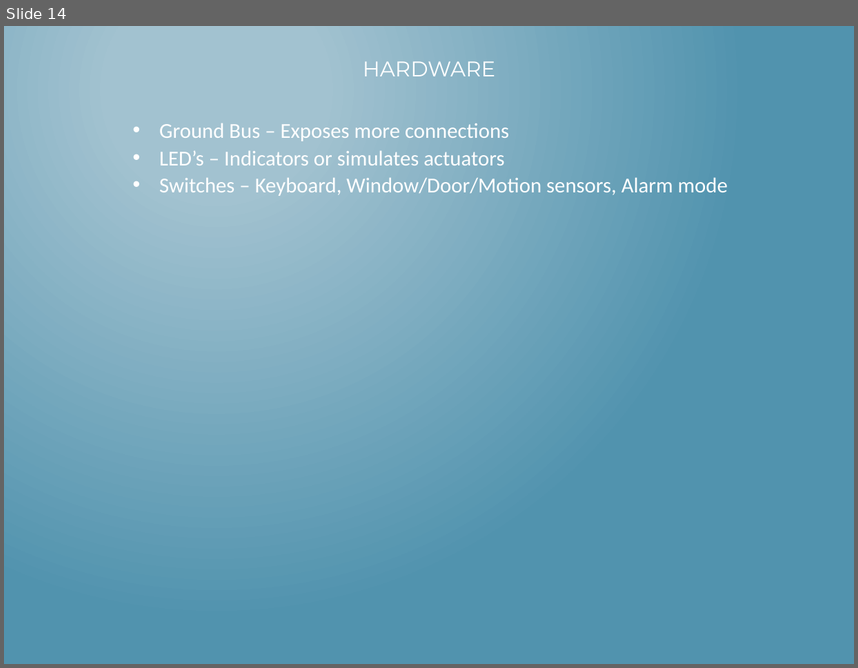
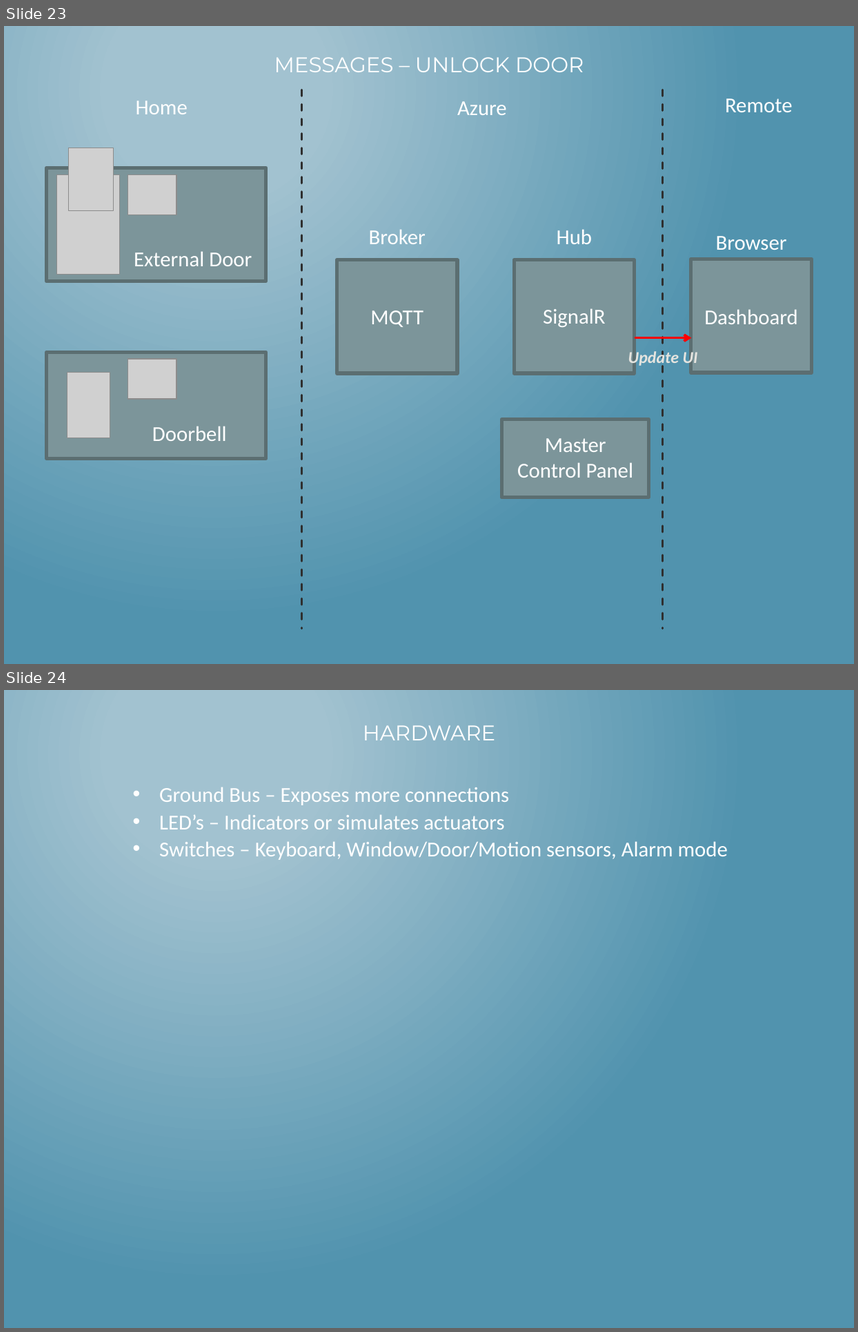
Before and after one commit to mlinnen/CloudHomeSecurity, a slide deck: docs/HacknightPowerPoint.pptx. Shown one above the other, each under a label of ours: slide 14 before the commit, slides 23 and 24 after it. The pictures are 858x668 and 858x1332 pixels, drawn with LibreOffice and Linux fonts; fonts in the diff are those of the drawing; grey boxes stand for pictures. Boxes give left, top, right and bottom in pixels: in the first picture for what was removed or moved away, otherwise in the second. Text is boxed around its words. In the diff, an @@ line names an element or a change of style, - is before the commit and + after.

```diff
--- a/docs/HacknightPowerPoint.pptx
+++ b/docs/HacknightPowerPoint.pptx
@@ slide 23 added at <box>4,26,854,664</box>, background gradient #A3C3D1 to #5194AF @@
@@ text added at <box>274,57,584,72</box>, 18 pt, text #FFFFFF @@
+MESSAGES – UNLOCK DOOR
@@ text added at <box>136,101,188,114</box>, 18 pt, text #FFFFFF @@
+Home
@@ line added from (301, 89) to (301, 628), #2F2F2F 1.75 pt dashed @@
@@ text added at <box>457,101,507,115</box>, 18 pt, text #FFFFFF @@
+Azure
@@ line added from (663, 89) to (663, 628), #2F2F2F 1.75 pt dashed @@
@@ text added at <box>725,98,793,112</box>, 18 pt, text #FFFFFF @@
+Remote
@@ picture added at <box>69,147,114,210</box> @@
@@ rectangle added at <box>47,168,266,281</box>, fill #7C959A, outline #5C6E72 3.03 pt @@
@@ picture added at <box>56,175,120,274</box> @@
@@ picture added at <box>128,175,176,215</box> @@
@@ text added at <box>369,229,426,244</box>, 18 pt, text #FFFFFF @@
+Broker
@@ text added at <box>557,229,592,244</box>, 18 pt, text #FFFFFF @@
+Hub
@@ text added at <box>134,251,252,266</box>, 18 pt, text #FFFFFF @@
+External Door
@@ text added at <box>716,236,787,250</box>, 18 pt, text #FFFFFF @@
+Browser
@@ rectangle added at <box>337,260,458,373</box>, fill #7C959A, outline #5C6E72 3.03 pt @@
@@ rectangle added at <box>514,260,635,373</box>, fill #7C959A, outline #5C6E72 3.03 pt @@
@@ rectangle added at <box>691,259,811,372</box>, fill #7C959A, outline #5C6E72 3.03 pt @@
@@ text added at <box>370,310,424,327</box>, 18 pt, text #FFFFFF @@
+MQTT
@@ text added at <box>543,308,605,327</box>, 18 pt, text #FFFFFF @@
+SignalR
@@ text added at <box>704,309,797,324</box>, 18 pt, text #FFFFFF @@
+Dashboard
@@ rectangle added at <box>47,352,266,458</box>, fill #7C959A, outline #5C6E72 3.03 pt @@
@@ text added at <box>628,349,698,368</box>, 14 pt, text #E5E4DF, bold, italic @@
+Update UI
@@ arrow added from (635, 338) to (692, 338), #FF0000 2 pt @@
@@ picture added at <box>67,372,110,437</box> @@
@@ picture added at <box>128,359,176,399</box> @@
@@ rectangle added at <box>501,419,648,497</box>, fill #7C959A, outline #5C6E72 3.03 pt @@
@@ text added at <box>152,426,227,441</box>, 18 pt, text #FFFFFF @@
+Doorbell
@@ text added at <box>517,438,633,477</box>, 18 pt, text #FFFFFF @@
+Master Control Panel
@@ what was slide 14 is now slide 24 @@
```
Also in this commit, not shown: 6 slides changed, 10 other slides added.
